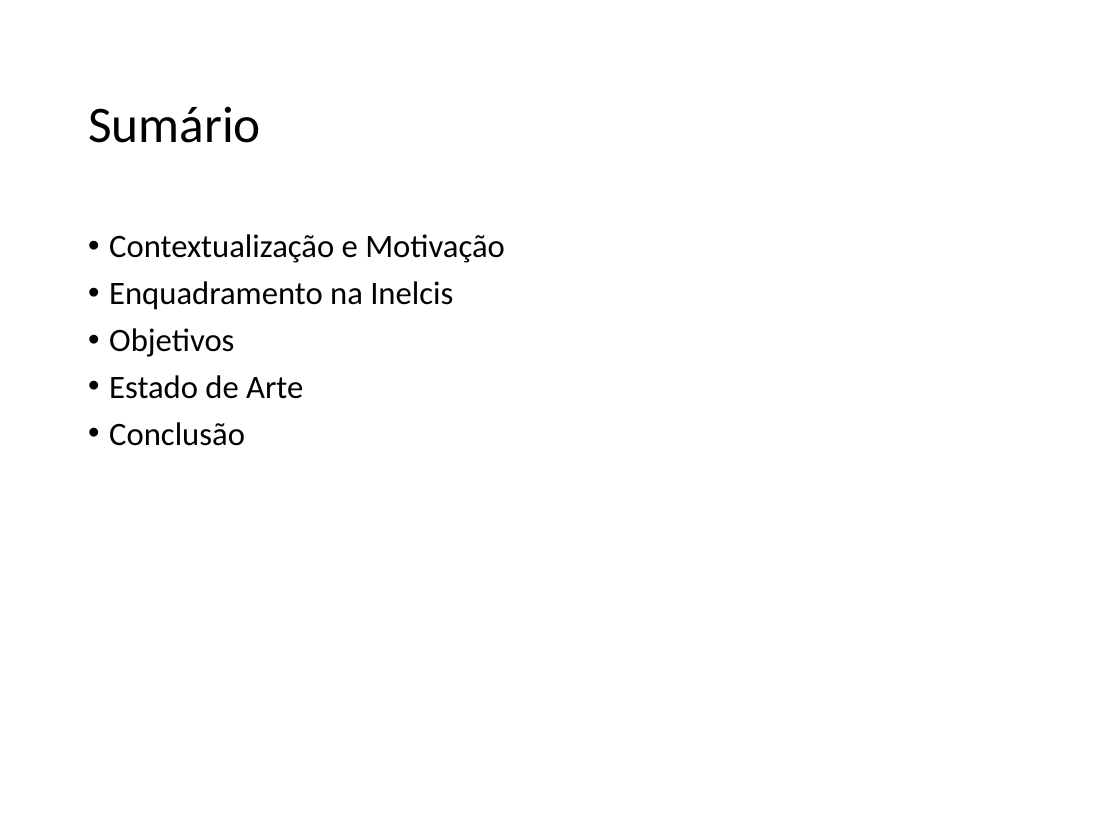
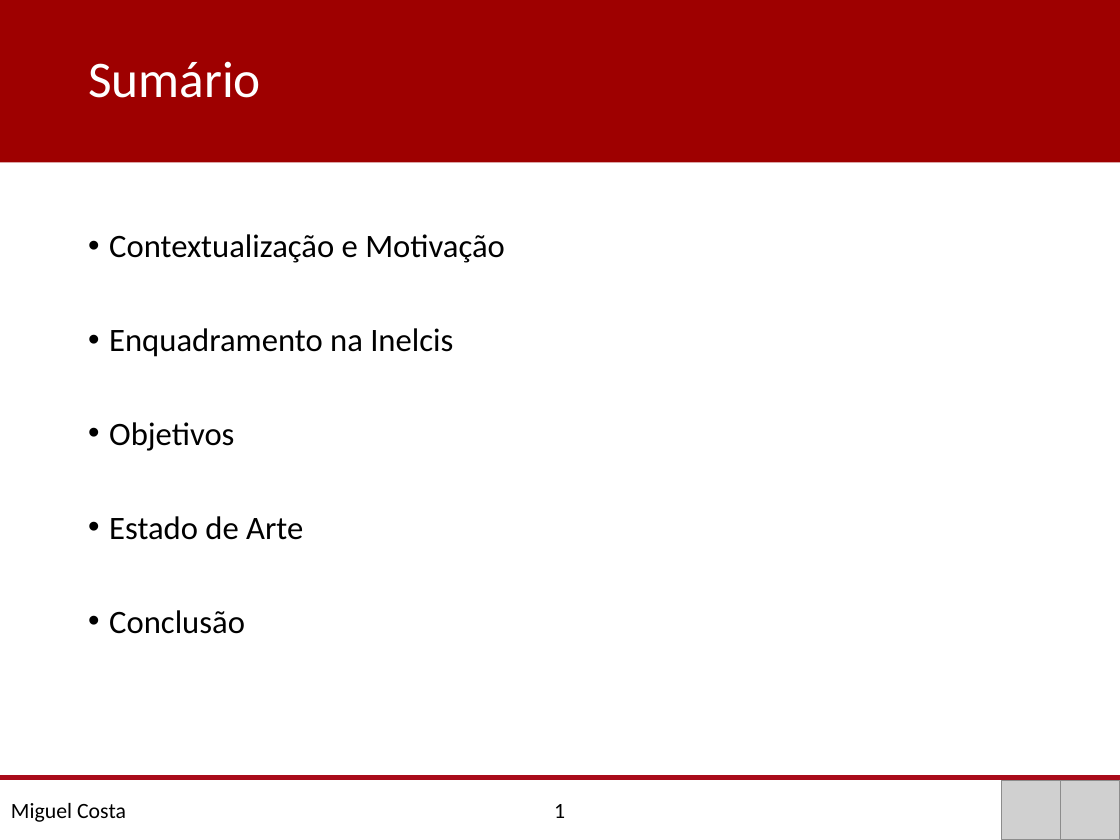
Before and after one commit to MiguelCosta/msc-thesis, a slide deck: slide 2 of doc/Pré-Tese/Apresentação/Pré-Tese.pptx. Drawn at 1120x840 pixels with LibreOffice and Linux fonts; fonts in the diff are those of the drawing; grey boxes stand for pictures. Boxes give left, top, right and bottom in pixels: in the first picture for what was removed or moved away, otherwise in the second. Text is boxed around its words. In the diff, an @@ line names an element or a change of style, - is before the commit and + after.

```diff
--- a/doc/Pré-Tese/Apresentação/Pré-Tese.pptx
+++ b/doc/Pré-Tese/Apresentação/Pré-Tese.pptx
@@ title "Sumário": place and size @@
-title "Sumário" at [88, 106, 261, 143]
+title "Sumário" at [0, 0, 1120, 162]
@@ title "Sumário" at [0, 0, 1120, 162]: text colour #000000 to #FFFFFF; fill none to #9E0000 @@
@@ text "Contextualização e Motivação" rewrapped from [109, 234, 505, 446] to [109, 234, 505, 634] @@
@@ line added from (0, 777) to (1120, 777), #A90B1A 2.75 pt @@
@@ text added at [11, 803, 565, 822], 14 pt, text #000000 @@
+Miguel Costa 1
@@ picture added at [1001, 781, 1060, 840] @@
@@ picture added at [1061, 781, 1120, 840] @@
```
Also in this commit, not shown: 7 other slides changed, 1 slide added, 1 slide removed.
